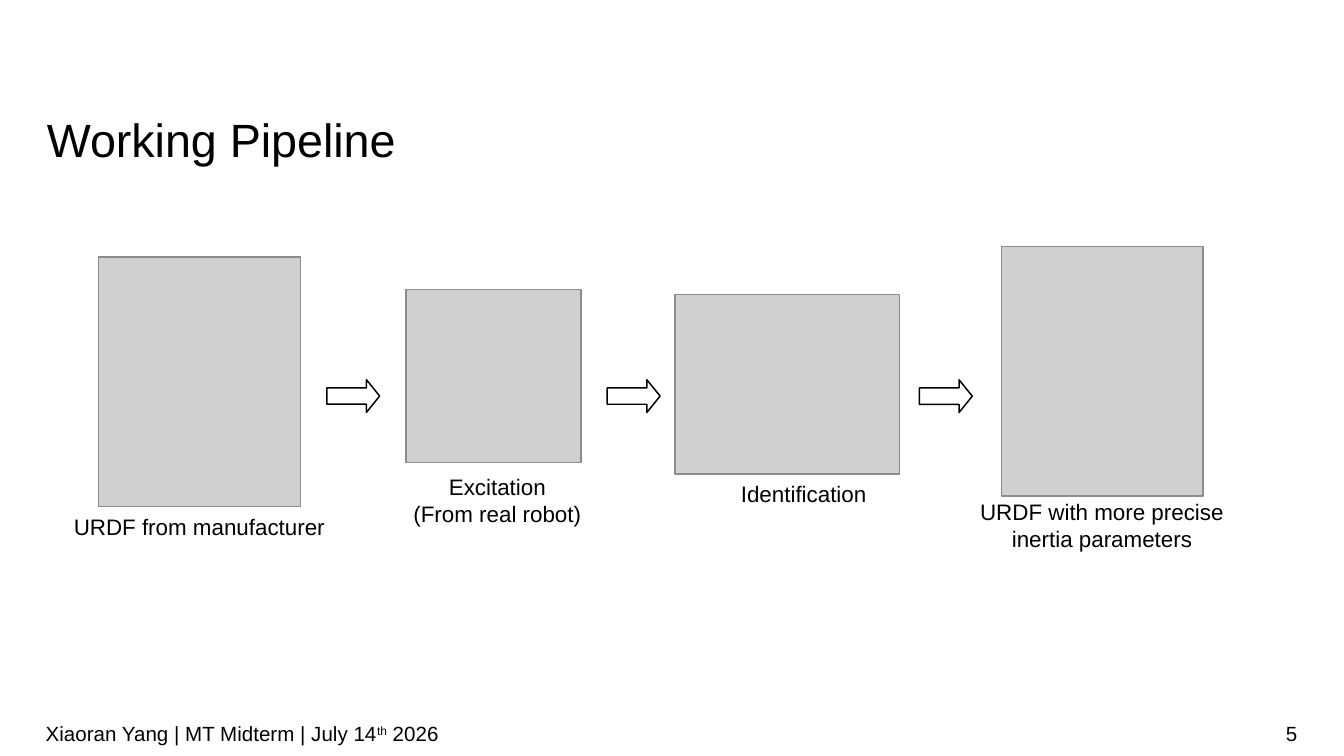
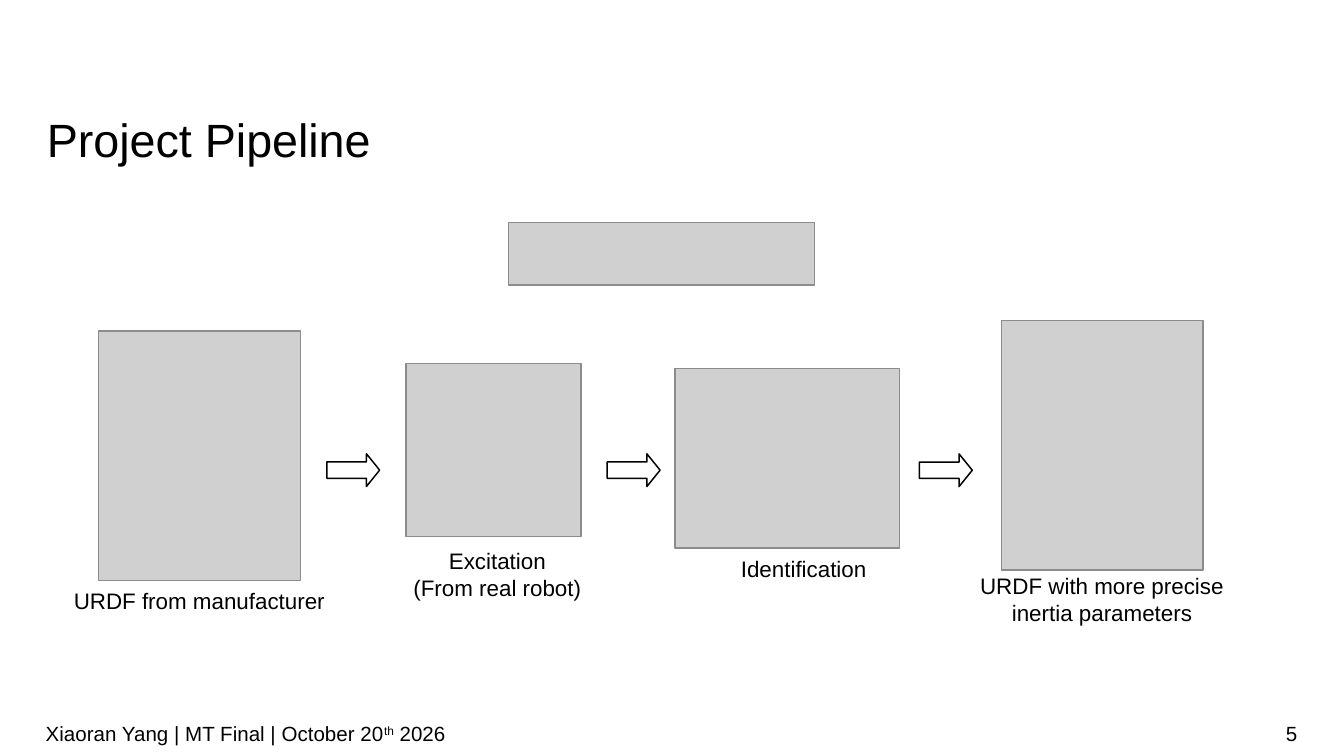
Before and after one commit to IDoccupled/identification, a slide deck: slide 5 of presentation/Midterm.odp. Drawn at 1344x756 pixels with LibreOffice and Linux fonts; fonts in the diff are those of the drawing; grey boxes stand for pictures; background and template pictures are left out. Boxes give left, top, right and bottom in pixels: in the first picture for what was removed or moved away, otherwise in the second. Text is boxed around its words. In the diff, an @@ line names an element or a change of style, - is before the commit and + after.

```diff
--- a/presentation/Midterm.odp
+++ b/presentation/Midterm.odp
@@ title at box(47, 123, 371, 166): text changed @@
-Working Pipeline
+Project Pipeline
@@ picture added at box(509, 222, 816, 285) @@
@@ 4 pictures, 4 texts, 3 right arrows: place and size @@
-4 pictures, 4 texts, 3 right arrows at box(74, 246, 1223, 552)
+4 pictures, 4 texts, 3 right arrows at box(74, 321, 1223, 626)
@@ text at box(46, 726, 446, 746): text changed @@
-Xiaoran Yang | MT Midterm | July 14th 2026
+Xiaoran Yang | MT Final | October 20th 2026
```
Also in this commit, not shown: 6 other slides changed, 2 slides added, 3 slides removed.
